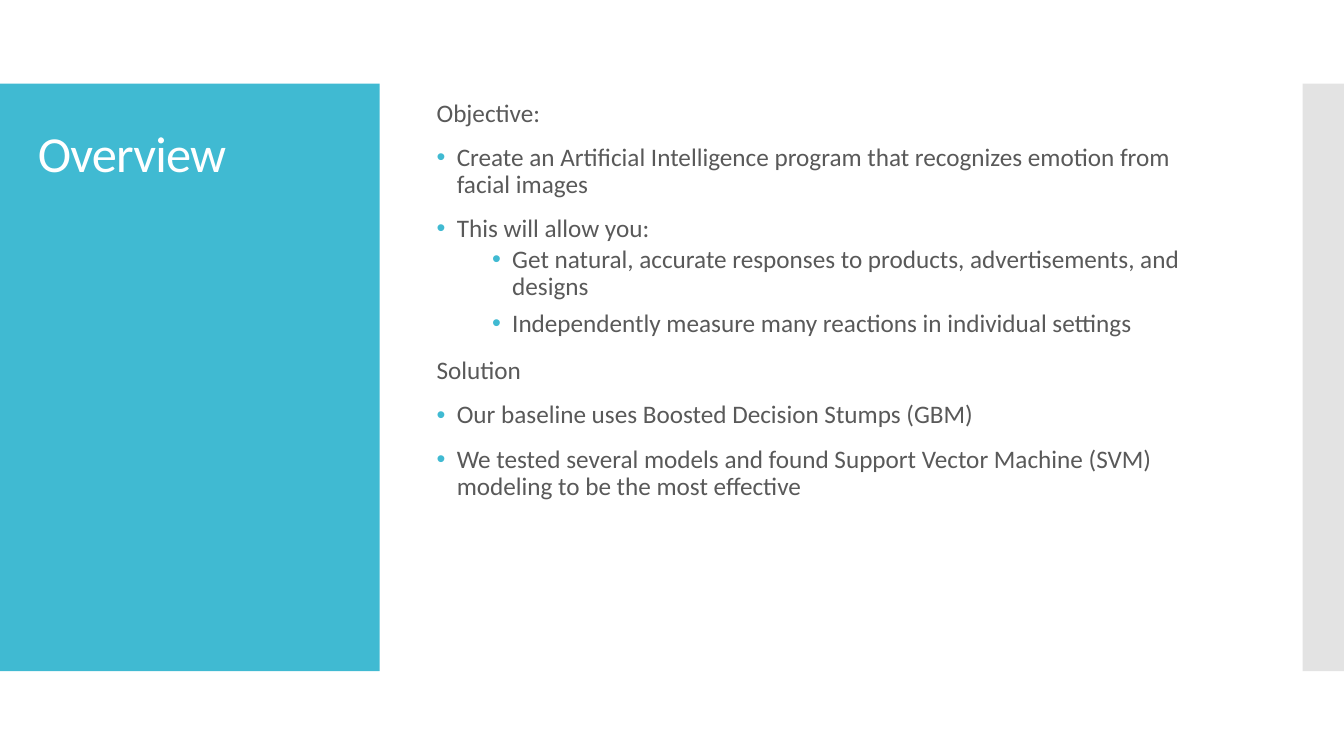
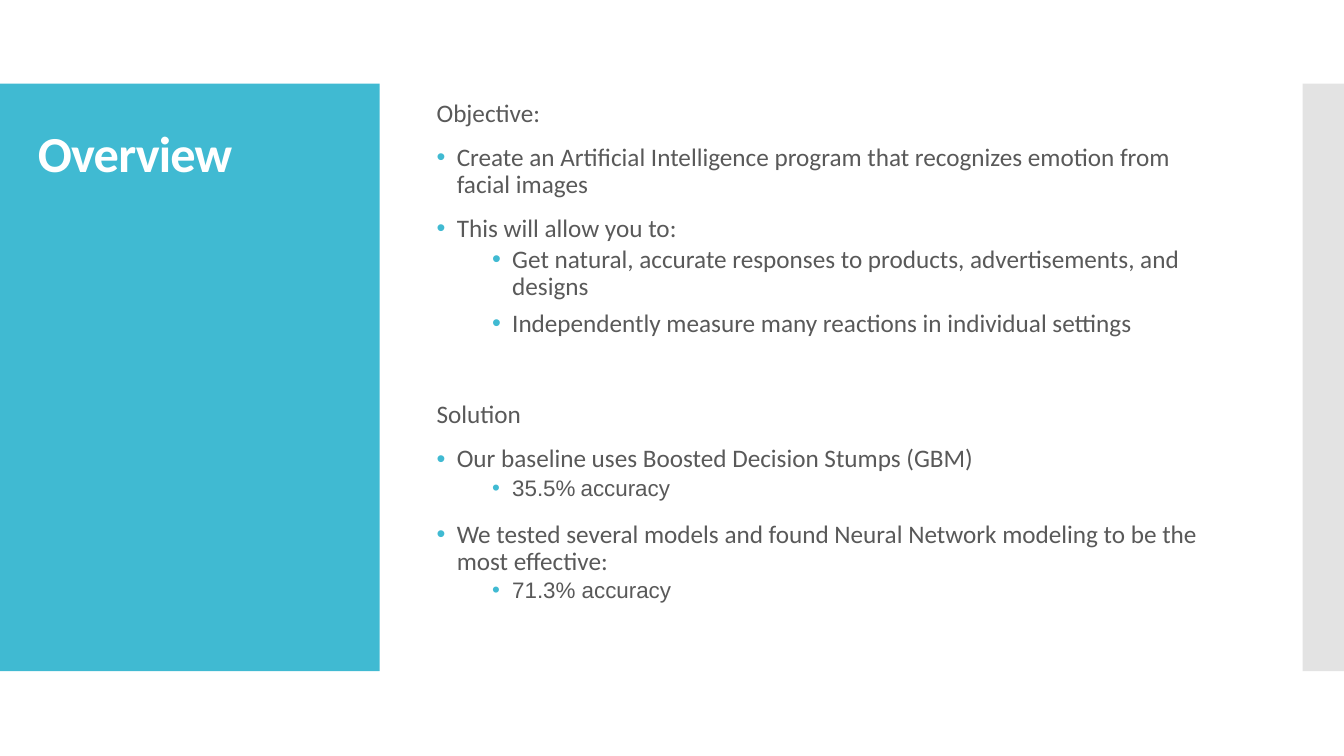
Before and after one commit to TZstatsADS/Fall2019-proj3-sec1-grp7, a slide deck: slide 2 of doc/ADS; Project 3; Predictive Analytics for Facial Emotion Recognition.pptx. Drawn at 1344x756 pixels with LibreOffice and Linux fonts; fonts in the diff are those of the drawing. Boxes give left, top, right and bottom in pixels: in the first picture for what was removed or moved away, otherwise in the second. Text is boxed around its words. In the diff, an @@ line names an element or a change of style, - is before the commit and + after.

```diff
--- a/doc/ADS; Project 3; Predictive Analytics for Facial Emotion Recognition.pptx
+++ b/doc/ADS; Project 3; Predictive Analytics for Facial Emotion Recognition.pptx
@@ title "Overview" at bbox=[38, 136, 232, 173]: bold on @@
@@ text at bbox=[457, 219, 676, 241]: text changed @@
-• This will allow you:
+• This will allow you to:
@@ text at bbox=[457, 480, 1196, 603]: text changed @@
-• We tested several models and found Support Vector Machine (SVM) modeling to be the most effective
+  • 35.5% accuracy
+• We tested several models and found Neural Network modeling to be the most effective:
+  • 71.3% accuracy
```
Also in this commit, not shown: 7 other slides changed, 1 slide added.
